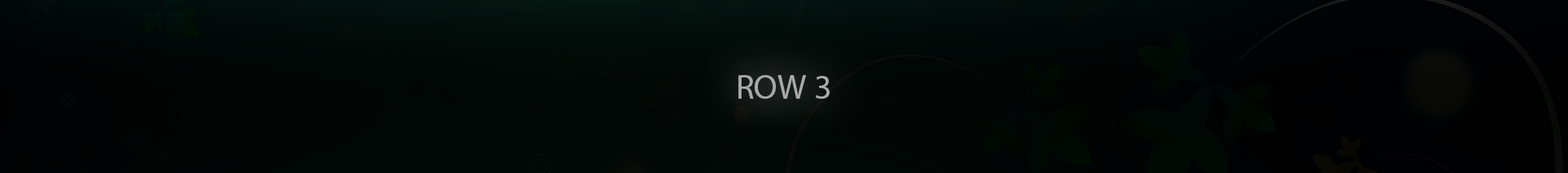
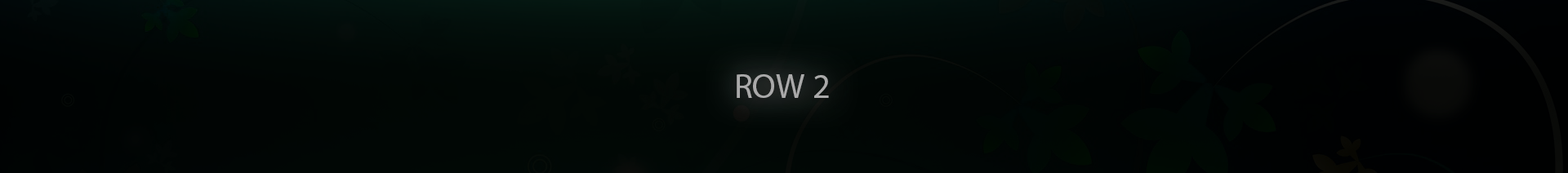
Comparing the layer stacks of the two (1568, 173) images. Changes:
added layer "ROW 2" (89%) above "ROW 1" over [736, 74, 829, 98]
hid "ROW 3" over [738, 75, 830, 99]
